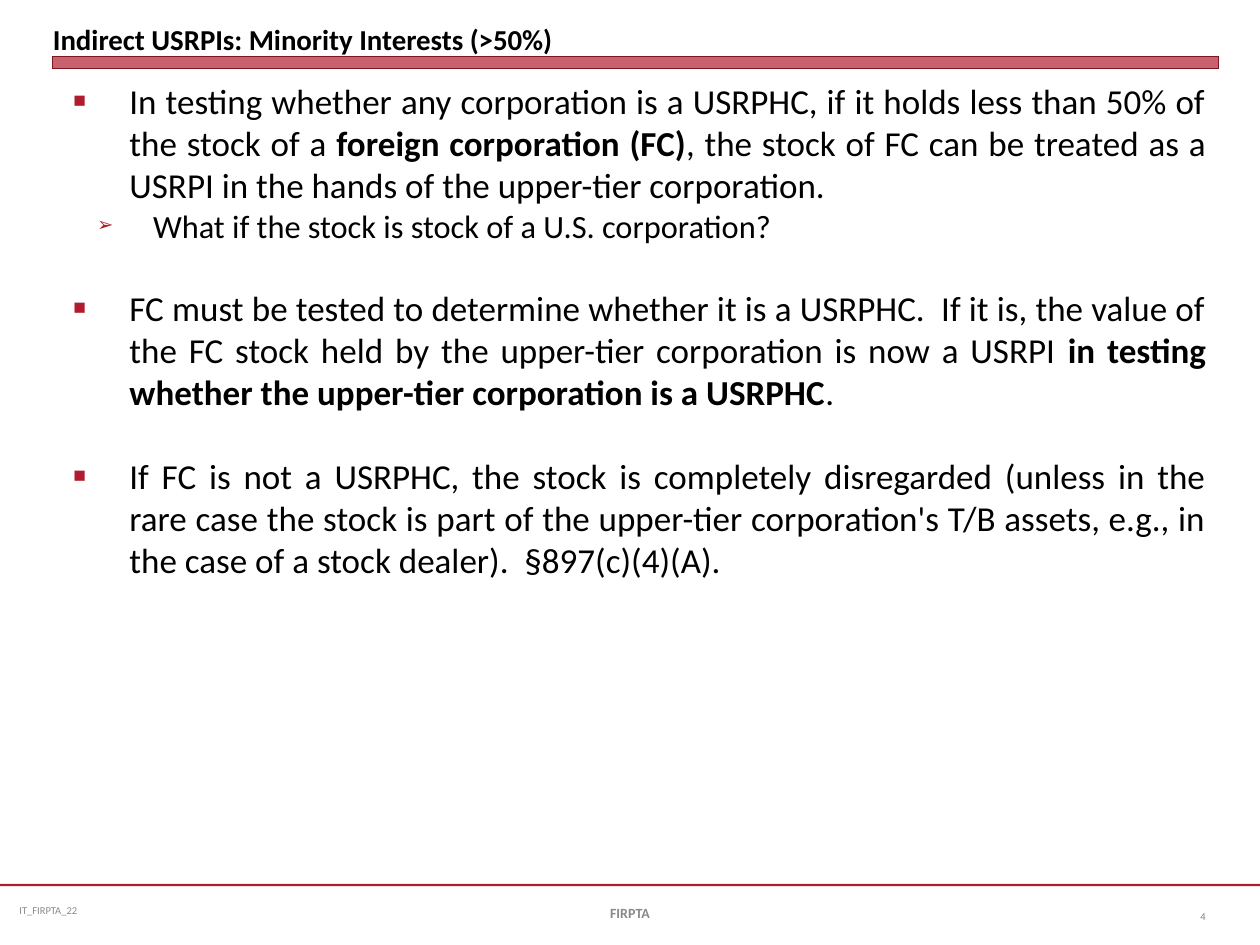
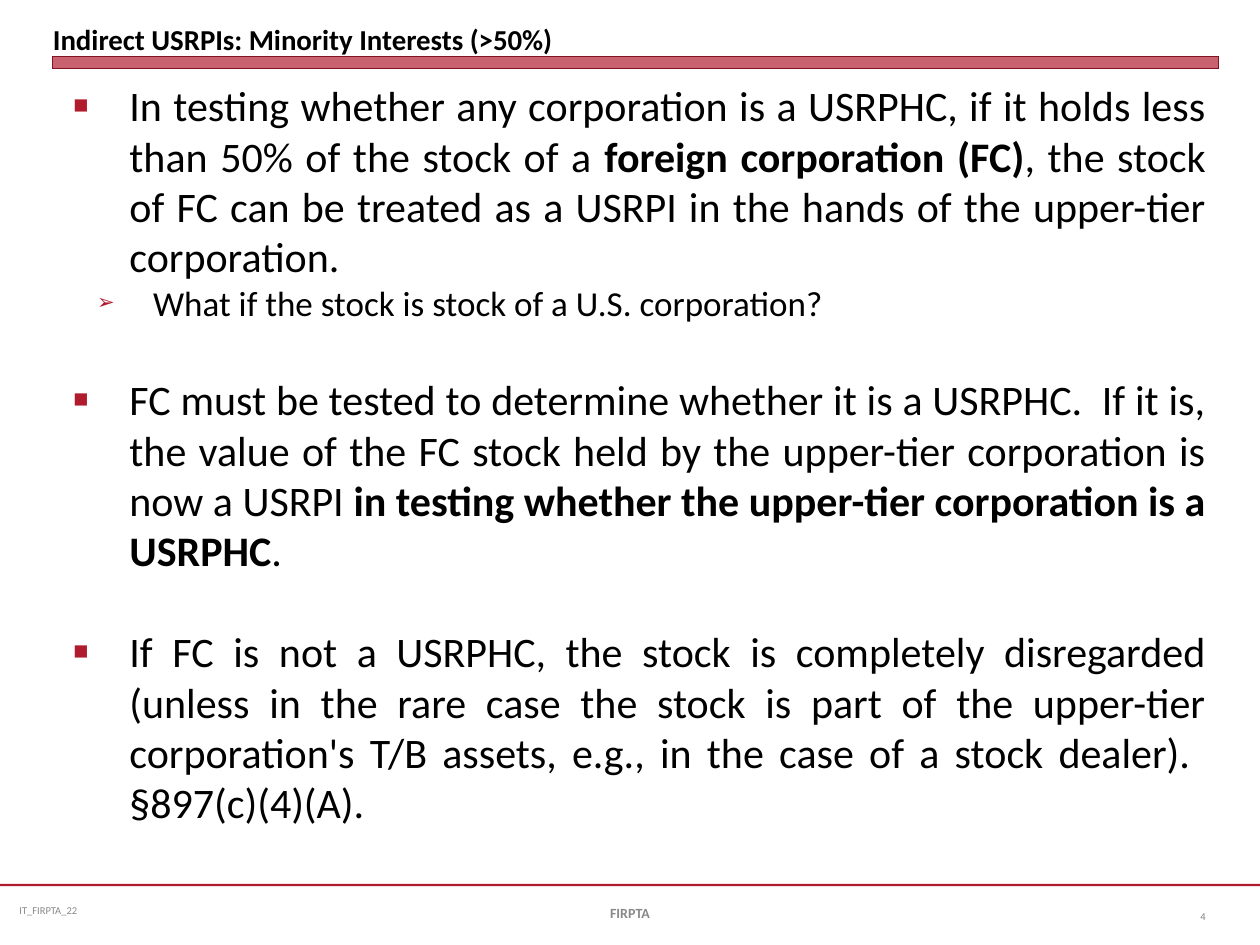
Before and after one commit to jmc877/International-Tax, a slide deck: slide 4 of slides/IT_Slides_FIRPTA_22.pptx. Drawn at 1260x945 pixels with LibreOffice and Linux fonts; fonts in the diff are those of the drawing. Boxes give left, top, right and bottom in pixels: in the first picture for what was removed or moved away, otherwise in the second. Text is boxed around its words. In the diff, an @@ line names an element or a change of style, - is before the commit and + after.

```diff
--- a/slides/IT_Slides_FIRPTA_22.pptx
+++ b/slides/IT_Slides_FIRPTA_22.pptx
@@ text "In testing whether any corporation ..." at [129,91,1206,824]: size 20 to 24 pt; size 18.5 to 20 pt in "What if the stock is stock of ..." @@
```
Also in this commit, not shown: 2 other files.
